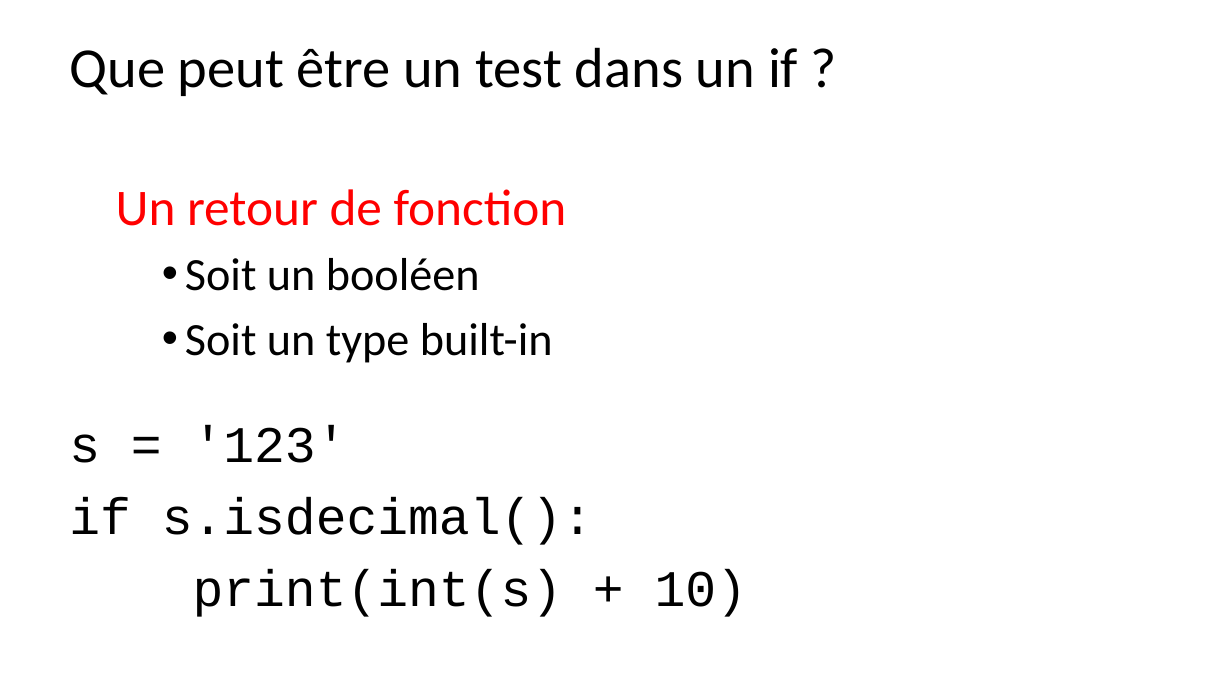
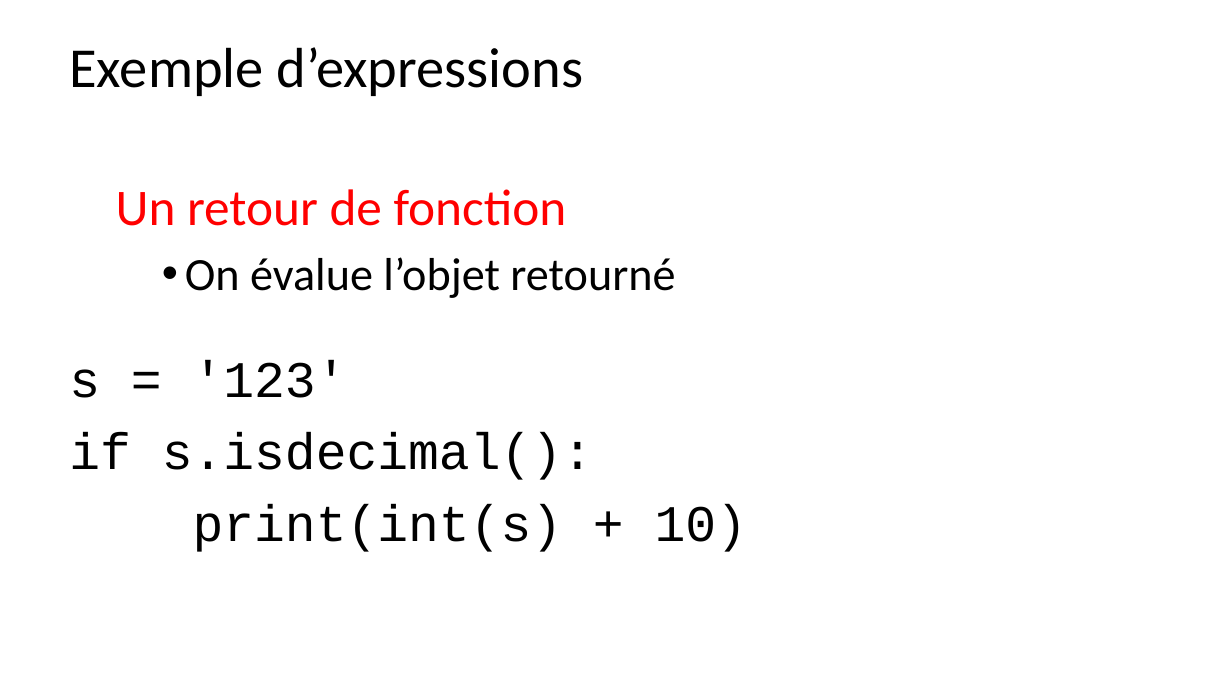
Before and after one commit to parmentelat/flotpython-archive, a slide deck: slide 6 of w4/w4-s2-av-slide1.pptx (slide 5 before the commit). Drawn at 1232x693 pixels with LibreOffice and Linux fonts; fonts in the diff are those of the drawing. Boxes give left, top, right and bottom in pixels: in the first picture for what was removed or moved away, otherwise in the second. Text is boxed around its words. In the diff, an @@ line names an element or a change of style, - is before the commit and + after.

```diff
--- a/w4/w4-s2-av-slide1.pptx
+++ b/w4/w4-s2-av-slide1.pptx
@@ text at (69, 47, 583, 96): text changed @@
-Que peut être un test dans un if ?
+Exemple d’expressions
@@ text at (185, 257, 675, 298): text changed @@
-    • Soit un booléen
-    • Soit un type built-in
+    • On évalue l’objet retourné
```
Also in this commit, not shown: 4 other slides changed, 2 slides added, 10 other files.
